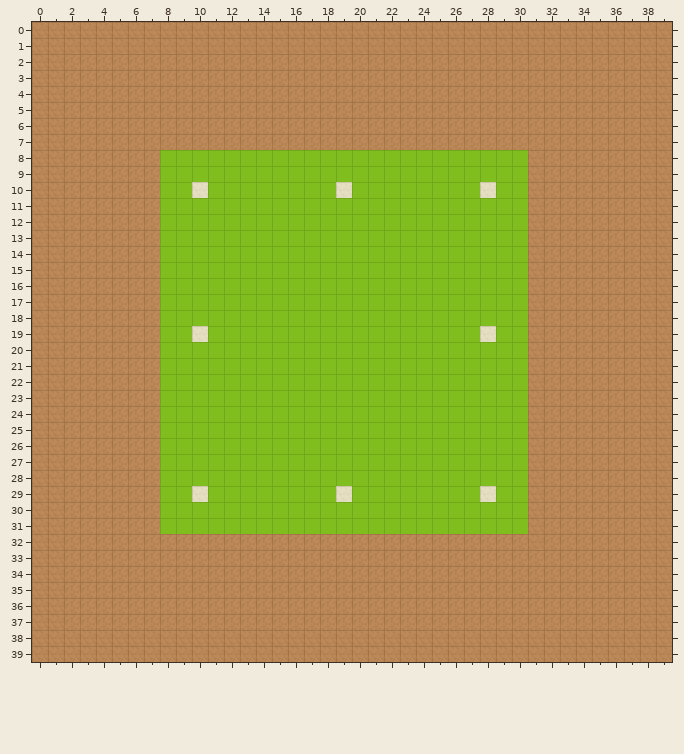
Level history. Tiled map: android/assets/TankGameMap.tmx. Above: the version before the commit.
Cells are 128x128 px. Shown: x 0..39, y 0..39.
The result:
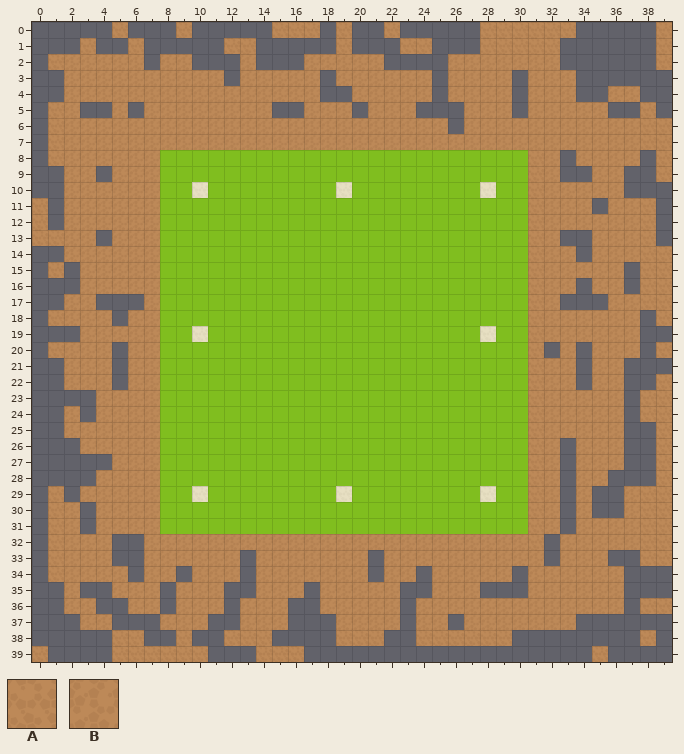
Key: from "Kenny": A 5 "dirt", B 5 turned 90 "dirt".
_ is an empty cell, # one hidden under a higher layer, . an unchanged one.
Edits made:
--- layer "Background"
@@ x 0..39 @@
- 0 #####.###.#####...#.##.#####......#####.
- 1 ###.##.#####..#####.###..###.....######.
- 2 #......#..###.###.....####.......######.
- 3 ##..........#.....#......#....#...######
- 4 ##................##.....#....#...##..##
- 5 #..##.#........##...#...###...#.....##.#
- 6 #.........................#.............
- 7 #.......................................
- 8 #................................#....#.
- 9 ##..#............................##..##.
-10 ##...................................###
-11 .#.................................#...#
-12 .#.....................................#
-13 ....#............................##....#
-14 ##................................#.....
-15 #.#..................................#..
-16 ###...............................#..#..
-17 ##..###..........................###....
-18 #....#................................#.
-19 ###...................................##
-20 #....#..........................#.#...#.
-21 ##...#............................#..###
-22 ##...#............................#..##.
-23 ####.................................#..
-24 ##.#.................................#..
-25 ##...................................##.
-26 ###..............................#...##.
-27 #####............................#...##.
-28 ####.............................#..###.
-29 #.#..............................#.##...
-30 #..#.............................#.##...
-31 #..#.............................#......
-32 #....##.........................#.......
-33 #....##......#.......#..........#...##..
-34 #.....#..#...#.......#..#.....#......###
-35 ##.##...#...##...#.....##...###......###
-36 ##..##..#...#...##.....#.............#..
-37 ###..###...##...###....#..#.......######
-38 #####..##.##...####...##......########.#
-39 .####......###...##################.####
+ 0 _____.___._____..._.__._____......_____.
+ 1 ___.__._____.._____.___..___.....______.
+ 2 _......_..___.___.....____.......______.
+ 3 __.........._....._......_...._...______
+ 4 __................__....._...._...__..__
+ 5 _..__._........__..._...___..._.....__._
+ 6 _........................._.............
+ 7 _.......................................
+ 8 _................................_...._.
+ 9 __.._............................__..__.
+10 __...................................___
+11 ._................................._..._
+12 ._....................................._
+13 ...._............................__...._
+14 __................................_.....
+15 _._.................................._..
+16 ___..............................._.._..
+17 __..___..........................___....
+18 _...._................................_.
+19 ___...................................__
+20 _...._.........................._._..._.
+21 __..._............................_..___
+22 __..._............................_..__.
+23 ____................................._..
+24 __._................................._..
+25 __...................................__.
+26 ___.............................._...__.
+27 _____............................_...__.
+28 ____............................._..___.
+29 _._.............................._.__...
+30 _.._............................._.__...
+31 _.._............................._......
+32 _....__........................._.......
+33 _....__......_......._.........._...__..
+34 _....._.._..._......._.._....._......___
+35 __.__..._...__..._.....__...___......___
+36 __..__.._..._...__....._............._..
+37 ___..___...__...___...._.._.......______
+38 _____..__.__...____...__......________._
+39 .____......___...__________________.____
--- layer "Walls"
@@ x 0..39 @@
- 0 AAAAA.AAA.AAAAA...A.AA.AAAAA......AAAAA.
- 1 AAA.AA.AAAAA..AAAAA.AAA..AAA.....AAAAAA.
- 2 A......B..BBB.BBB.....BBBB.......BBBBBA.
- 3 AA..........B.....B......B....B...BBBBAA
- 4 AA................BB.....B....B...BB..AA
- 5 A..BB.B........BB...B...BBB...B.....BB.A
- 6 A.........................B.............
- 7 A.......................................
- 8 A................................B....A.
- 9 AA..B............................BB..BA.
-10 AA...................................BAA
-11 .A.................................B...A
-12 .A.....................................A
-13 ....B............................BB....A
-14 AA................................B.....
-15 A.B..................................B..
-16 AAB...............................B..B..
-17 AA..BBB..........................BBB....
-18 A....B................................A.
-19 AAB...................................AA
-20 A....B..........................B.B...A.
-21 AA...B............................B..BAA
-22 AA...B............................B..BA.
-23 AABB.................................B..
-24 AA.B.................................B..
-25 AA...................................BA.
-26 AAB..............................B...BA.
-27 AABBB............................B...BA.
-28 AABB.............................B..BBA.
-29 A.B..............................B.BB...
-30 A..B.............................B.BB...
-31 A..B.............................B......
-32 A....BB.........................B.......
-33 A....BB......B.......B..........B...BB..
-34 A.....B..B...B.......B..B.....B......BAA
-35 AA.BB...B...BB...B.....BB...BBB......BAA
-36 AA..BB..B...B...BB.....B.............B..
-37 AAB..BBB...BB...BBB....B..B.......BBBBAA
-38 AAAAA..AA.AA...AAAA...AA......AAAAAAAA.A
-39 .AAAA......AAA...AAAAAAAAAAAAAAAAAA.AAAA
+ 0 _____.___._____..._.__._____......_____.
+ 1 ___.__._____.._____.___..___.....______.
+ 2 _......_..___.___.....____.......______.
+ 3 __.........._....._......_...._...______
+ 4 __................__....._...._...__..__
+ 5 _..__._........__..._...___..._.....__._
+ 6 _........................._.............
+ 7 _.......................................
+ 8 _................................_...._.
+ 9 __.._............................__..__.
+10 __...................................___
+11 ._................................._..._
+12 ._....................................._
+13 ...._............................__...._
+14 __................................_.....
+15 _._.................................._..
+16 ___..............................._.._..
+17 __..___..........................___....
+18 _...._................................_.
+19 ___...................................__
+20 _...._.........................._._..._.
+21 __..._............................_..___
+22 __..._............................_..__.
+23 ____................................._..
+24 __._................................._..
+25 __...................................__.
+26 ___.............................._...__.
+27 _____............................_...__.
+28 ____............................._..___.
+29 _._.............................._.__...
+30 _.._............................._.__...
+31 _.._............................._......
+32 _....__........................._.......
+33 _....__......_......._.........._...__..
+34 _....._.._..._......._.._....._......___
+35 __.__..._...__..._.....__...___......___
+36 __..__.._..._...__....._............._..
+37 ___..___...__...___...._.._.......______
+38 _____..__.__...____...__......________._
+39 .____......___...__________________.____
